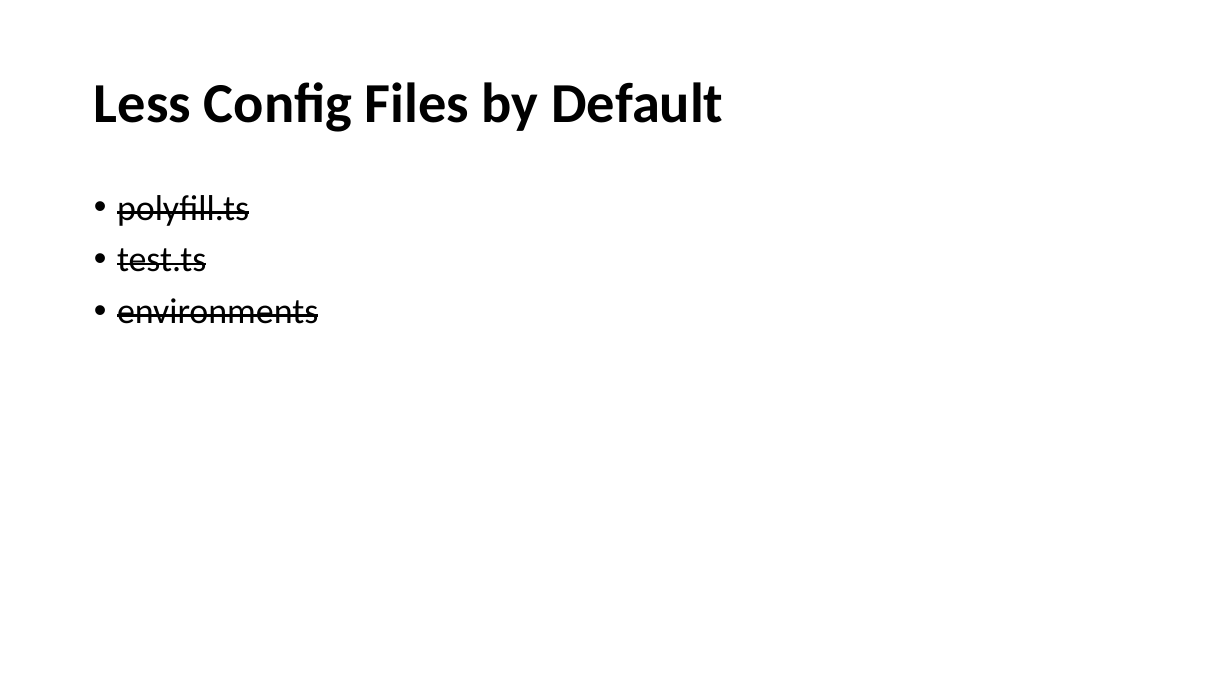
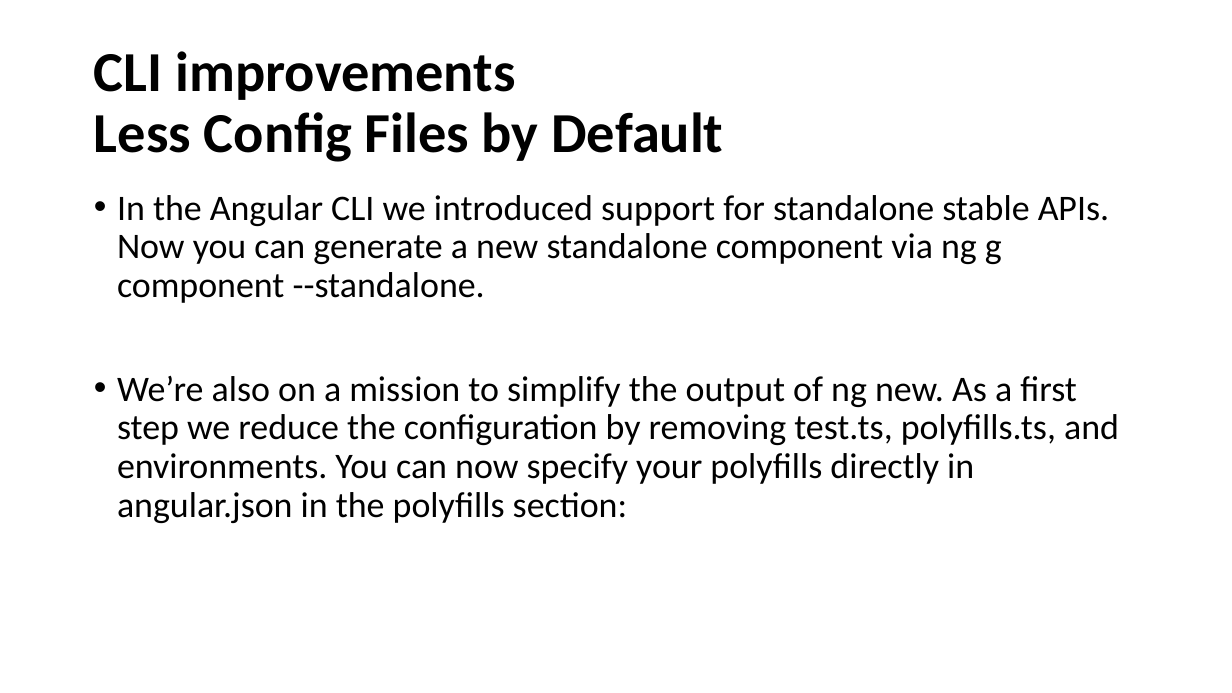
Before and after one commit to vuthaphai/ng-15-new-features, a slide deck: slide 9 of Angular v15.pptx. Drawn at 1232x693 pixels with LibreOffice and Linux fonts; fonts in the diff are those of the drawing. Boxes give left, top, right and bottom in pixels: in the first picture for what was removed or moved away, otherwise in the second. Text is boxed around its words. In the diff, an @@ line names an element or a change of style, - is before the commit and + after.

```diff
--- a/Angular v15.pptx
+++ b/Angular v15.pptx
@@ title at [94,51,723,162]: text changed @@
-Less Config Files by Default
+CLI improvements
+Less Config Files by Default
@@ text at [117,195,1119,523]: text changed @@
-• polyfill.ts
-• test.ts
-• environments
+• In the Angular CLI we introduced support for standalone stable APIs. Now you can generate a new standalone component via ng g component --standalone.
+• We’re also on a mission to simplify the output of ng new. As a first step we reduce the configuration by removing test.ts, polyfills.ts, and environments. You can now specify your polyfills directly in angular.json in the polyfills section:
```
Also in this commit, not shown: 1 other file.
